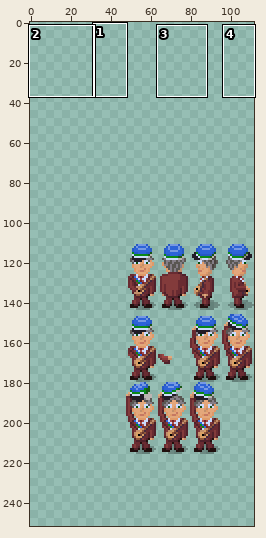
Edited in one commit: sprite sheet (src/game/sprites/data/cfe-ksv-kark.png). Above: a wide view before the commit, with the close-up outlined.
Close-up. First the earlier version:
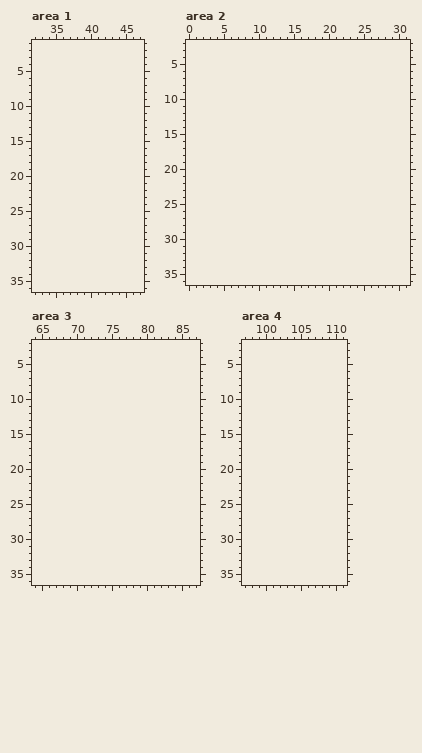
The file is 64x108 pixels. Shown: area 1: x 32..47, y 1..36; area 2: x 0..31, y 2..36; area 3: x 64..87, y 2..36; area 4: x 97..111, y 2..36. The old version is drawn lined up with the new one, on the new canvas. The commit also changed other parts of the picture, which this record leaves out.
And afterwards:
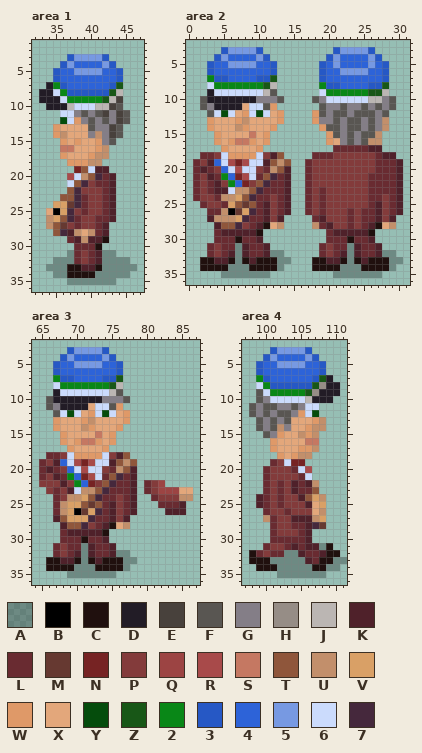
Palette (. is transparent): A #00000046  B #000000  C #20100e  D #221c26  E #48413c  F #595652  G #847e87  H #968d86  J #bbb6b3  K #4f212a  L #692b31  M #663931  N #762323  P #833b3b  Q #9c4443  R #a84a4a  S #c57862  T #8f563b  U #c28f6b  V #d9a066  W #df9968  X #e3a77b  Y #054c0c  Z #185717  2 #098717  3 #2658c5  4 #2d63d8  5 #7799e2  6 #cbdbfc  7 #45283c
The exact change:
canvas 64x108 -> 112x252, the old top-left corner now at 48,108
Changed rows in their new state; - is an unchanged pixel.
Area 1:
first column x 33:
 3 ----355553----
 4 ---35444453---
 5 --3445555443--
 6 --3444444443--
 7 -D234444443Z--
 8 DD62333333ZJ--
 9 DDD622222ZJE--
10 -DDDJ666JJEF--
11 ---66GFGFEGEF-
12 ---Y6WGFGFGEF-
13 --WXXXXFGGEF--
14 --WUXXXGUGEF--
15 ---WXWXXWGF---
16 ---SSXXXWU----
17 ---WXXXWUU----
18 ----WWWUU-----
19 -----NT6KK----
20 ----R6UT7LK---
21 ----6T7PLLK---
22 ----T7PPPLK---
23 ---TT7LPPLK---
24 --VVM7LPPLK---
25 -XBV7PLPPLK---
26 -UVT7LPPLLK---
27 -UTMPLPPLK----
28 --T7KUXULK----
29 ----LKUKKC----
30 -----LLLC-----
31 ----ALPLKAA---
32 --AAALPLKAAAA-
33 -AAACCKKCAAAAA
34 --AACCCCAAAAA-
35 ----AAAAAAA---
Area 2:
first column x 1:
 3 ----355553----------355553----
 4 ---35444453--------35444453---
 5 --3445555443------3454444543--
 6 --3444444443------3445555443--
 7 --233444433Z------3444444443--
 8 --62222222ZJ------233444433Z--
 9 --D6666666JF------6222222ZZJ--
10 -FDDDDDDDGGGF----FG666666JJGF-
11 -FGDDDDX66FW------FGGFGGFGFGF-
12 --F6Y6XW6Y6XW----WFGFFGFFFGF--
13 --WXXXWUXXXXW----WGGFGFFGFGU--
14 --WXXXUWXXXW------WFFGFFGFGU--
15 ---WXXXXSXW--------WFGFGFFU---
16 ---WXWSSWXW--------WXGFGFUU---
17 ----WXXXXW----------LLLLLKK---
18 -LLP6WWWW6PKT----LLLPPPPPPLKK-
19 LPK46RNR66KTUT--LPPPPPPPPPLLLK
20 LKLP46R66PLUTK--LPPPPPPPPPLLLK
21 LPKL24NR6LT7LK--LPPPPPPPPLLLLK
22 LPLKP24NPT7LLK--LPPPPPPPPLLLLK
23 LPLKK6UUT7LLLK--LPLPPPPPPLLLLK
24 LPPLUUVT7LLPLK--LPLPPPPPPLLPLK
25 -LPPLVTMTLKPLK--LPLPPPPPPLKPLK
26 --LLUBMV7LKPLK--LPLPPPLPLLKPLK
27 --KUUUV7LLKPK----LKPPPLPLLKPK-
28 ---KTT7PLKCXU----ULKPPLPLKCXU-
29 ---LKKKKKC---------LKKKKKC----
30 ---LLLCLLK---------LLLCLLK----
31 --LPLLAKLLK-------LPLLAKLLK---
32 --LPLKAKLLKAA-----LPLKAKLLKAA-
33 -CCKKCACKCCCAA---CCKKCACKCCCAA
34 -CCCCAAACCCCA----CCCCAAACCCCA-
35 ----AAAAAAA---------AAAAAAA---
Area 3:
first column x 65:
 3 ----355553------------
 4 ---35444453-----------
 5 --3445555443----------
 6 --3444444443----------
 7 --233444433Z----------
 8 --62222222ZJ----------
 9 --D6666666JF----------
10 -FDDDDDDDGGGF---------
11 -FGDDDDX66FW----------
12 --F6Y6XW6Y6XW---------
13 --WXXXWUXXXXW---------
14 --WXXXUWXXXW----------
15 ---WXXXXSXW-----------
16 ---WXWSSWXW-----------
17 ----WXXXXW------------
18 -LLP6WWWW6PKT---------
19 LPK46RNR66KTUT--------
20 LKLP46R66PLUTK--------
21 LPKL24NR6LT7LK--------
22 PPPKP24NPT7LLK-LPQ----
23 -PLPK6UUT7LLLK-LPQQQXX
24 --LPUUVT7LLPLK--LPPPUU
25 --LUVVTMTLKPLK---LLLK-
26 --LUVBMV7LKPLK----KKK-
27 --KTVVV7LLKPK---------
28 ---KTT7PLKCXU---------
29 ---LKKKKKC------------
30 ---LLLCLLK------------
31 --LPLLAKLLK-----------
32 --LPLKAKLLKAA---------
33 -CCKKCACKCCCAA--------
34 -CCCCAAACCCCA---------
35 ----AAAAAAA-----------
Area 4:
first column x 98:
 3 ---355553-----
 4 --35444453----
 5 -3445555443---
 6 -3444444443---
 7 -234444443ZD--
 8 -62333333ZHDD-
 9 -F622222ZHDDD-
10 -FG66666JDDD--
11 FGFFGGFG66----
12 FGFGFFGW6Y----
13 -FGFGFXXXWU---
14 -FGFUGXXWUU---
15 --FGWXXUWU----
16 ---WXXXXSS----
17 ---WXXXWWU----
18 ----WXWUU-----
19 ---LP6NN------
20 --LPPPL6R-----
21 --LPPPPL6-----
22 --LPLPKLKU----
23 --LPLPKLLT----
24 -KLPLPPKTVU---
25 -KLPLPPPKXV---
26 --LPPLPPPXU---
27 --ULPPKKKUV---
28 ---LPPLLK7M---
29 ---LPPPLK-----
30 ---LLLLLK-----
31 --LPPLKLKKAC--
32 CLPLLAAKLLKCC-
33 CCCAAAAAKLCCAA
34 -CCCAAAAACCAA-
35 ----AAAAAAA---
